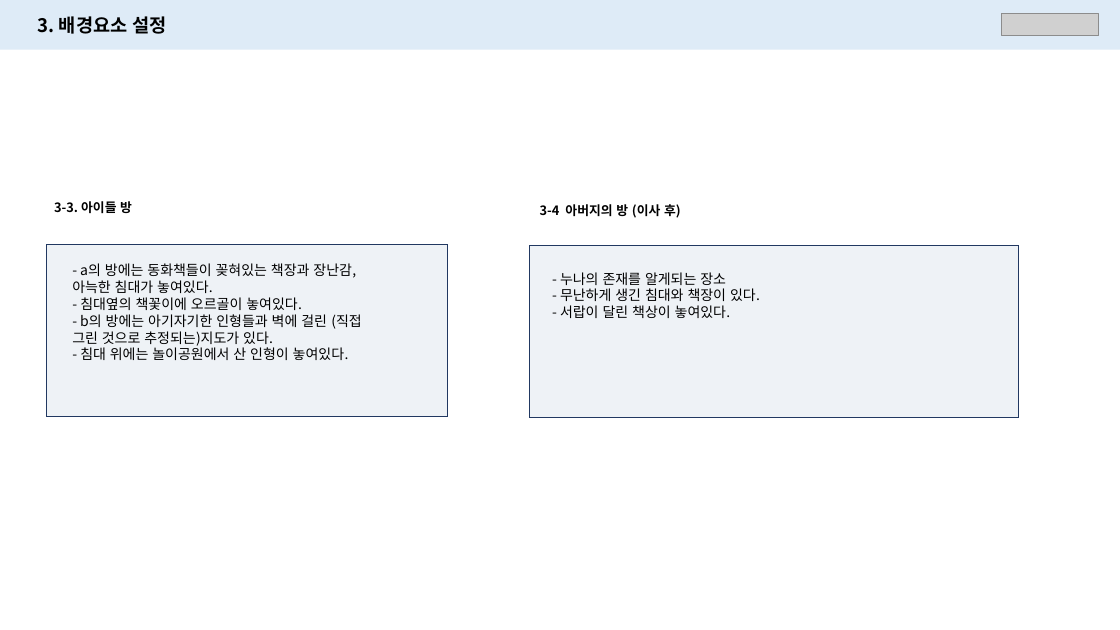
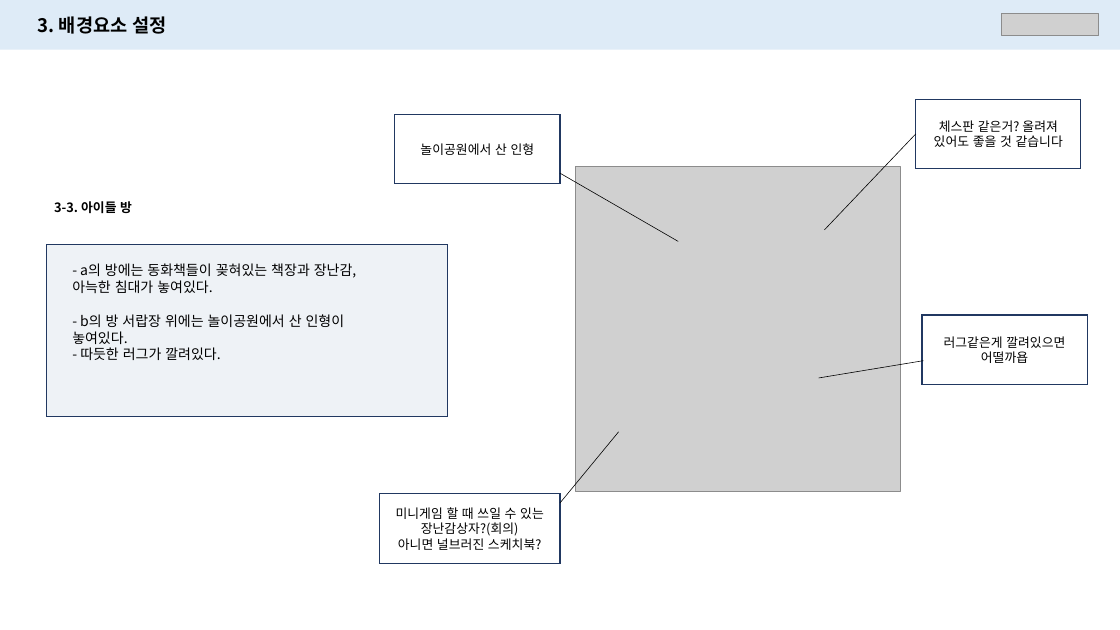
Before and after one commit to PerfectEgg/-Receivers, a slide deck: slide 14 of Doc/Story/캐릭터 설정_v1.02.pptx. Drawn at 1120x630 pixels with LibreOffice and Linux fonts; fonts in the diff are those of the drawing; grey boxes stand for pictures. Boxes give left, top, right and bottom in pixels: in the first picture for what was removed or moved away, otherwise in the second. Text is boxed around its words. In the diff, an @@ line names an element or a change of style, - is before the commit and + after.

```diff
--- a/Doc/Story/캐릭터 설정_v1.02.pptx
+++ b/Doc/Story/캐릭터 설정_v1.02.pptx
@@ rectangle added at box(395, 114, 560, 184), outline #223961 1 pt, 11 pt, text #000000 @@
+놀이공원에서 산 인형
@@ rectangle added at box(916, 99, 1081, 169), outline #223961 1 pt, 11 pt, text #000000 @@
+체스판 같은거? 올려져 있어도 좋을 것 같습니다
@@ line added from (916, 134) to (824, 230), #000000 0.5 pt @@
@@ line added from (560, 173) to (678, 241), #000000 0.5 pt @@
@@ picture added at box(576, 166, 901, 492) @@
@@ text removed at box(540, 204, 681, 218) @@
-3-4 아버지의 방 (이사 후)
@@ rectangle removed at box(529, 246, 1019, 418) @@
@@ text removed at box(560, 272, 760, 318) @@
-- 누나의 존재를 알게되는 장소
-- 무난하게 생긴 침대와 책장이 있다.
-- 서랍이 달린 책상이 놓여있다.
@@ text at box(72, 314, 345, 360): text changed @@
-- 침대옆의 책꽃이에 오르골이 놓여있다.
-- b의 방에는 아기자기한 인형들과 벽에 걸린 (직접 그린 것으로 추정되는)지도가 있다.
-- 침대 위에는 놀이공원에서 산 인형이 놓여있다.
+- b의 방 서랍장 위에는 놀이공원에서 산 인형이 놓여있다.
+- 따듯한 러그가 깔려있다.
@@ rectangle added at box(923, 315, 1088, 385), outline #223961 1 pt, 11 pt, text #000000 @@
+러그같은게 깔려있으면 어떨까욥
@@ line added from (923, 360) to (819, 378), #000000 0.5 pt @@
@@ line added from (560, 503) to (618, 432), #000000 0.5 pt @@
@@ rectangle added at box(380, 494, 560, 564), outline #223961 1 pt, 11 pt, text #000000 @@
+미니게임 할 때 쓰일 수 있는 장난감상자?(회의)
+아니면 널브러진 스케치북?
```
Also in this commit, not shown: 1 other slide changed.
